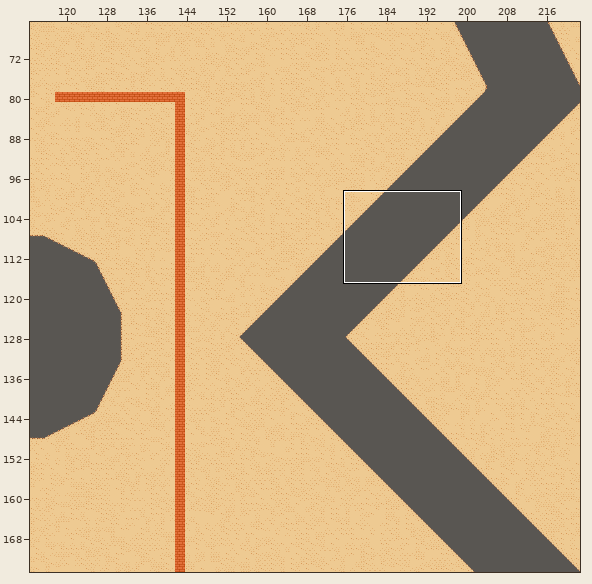
Level history. Tiled map: assets/desert.tmx. Above, an overview of the earlier version with the close-up marked.
Close-up. As it was:
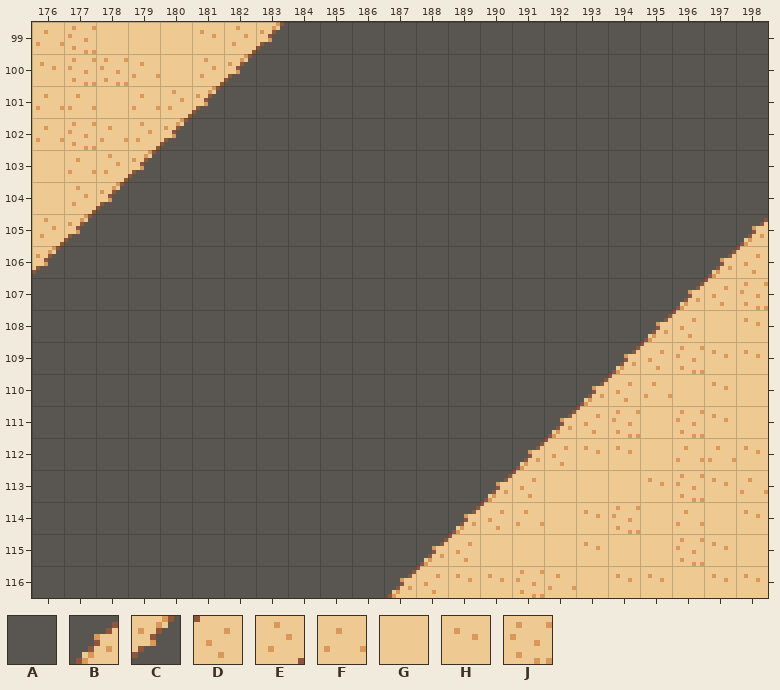
Cells are 8x8 px. Shown: x 176..198, y 99..116. The commit also changed other parts of the map, which this record leaves out.
Key: from "track": A 1, B 2, C 2 turned 180, D 18, E 18 turned 180, F 64, G 65, H 66, J 67.
_ is an empty cell.
Layer "track" before, first column x 176:
 99 FJGGGHECAAAAAAAAAAAAAAA
100 HJJFGECAAAAAAAAAAAAAAAA
101 FFGFECAAAAAAAAAAAAAAAAA
102 FJFECAAAAAAAAAAAAAAAAAA
103 GFECAAAAAAAAAAAAAAAAAAA
104 GECAAAAAAAAAAAAAAAAAAAA
105 ECAAAAAAAAAAAAAAAAAAAAB
106 CAAAAAAAAAAAAAAAAAAAABD
107 AAAAAAAAAAAAAAAAAAAABDJ
108 AAAAAAAAAAAAAAAAAAABDGH
109 AAAAAAAAAAAAAAAAAABDJHH
110 AAAAAAAAAAAAAAAAABDFGHG
111 AAAAAAAAAAAAAAAABDJGJHG
112 AAAAAAAAAAAAAAABDHHGFFH
113 AAAAAAAAAAAAAABDGGGHJHF
114 AAAAAAAAAAAAABDFGHJGFGH
115 AAAAAAAAAAAABDGGGHGGJHG
116 AAAAAAAAAAABDHHJFGHHGHH
After:
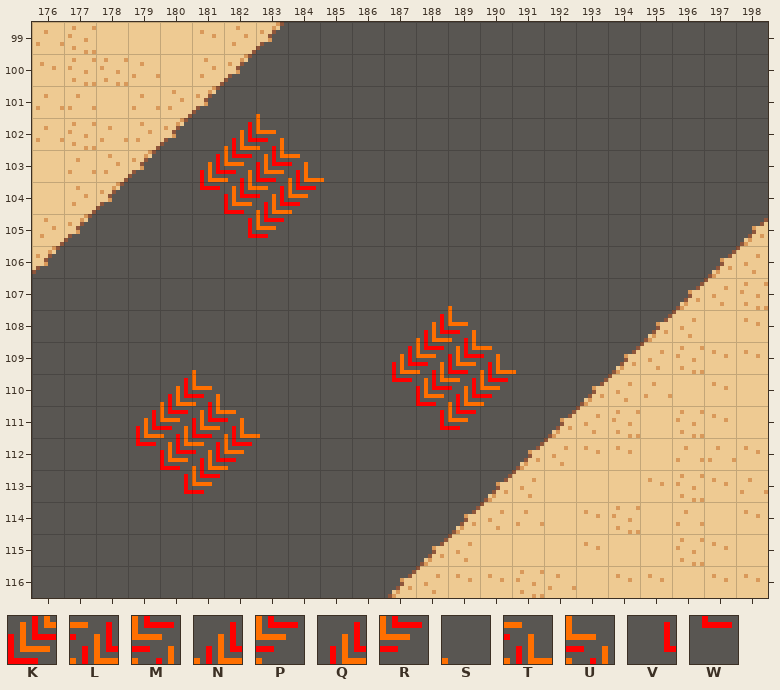
Further tiles: from "track": K 14 turned 180, L 30 flipped on the diagonal, M 30 turned 180, N 46 flipped on the diagonal, P 46 turned 180, Q 62 flipped on the diagonal, R 62 turned 180, S 63 turned 180, T 78 flipped on the diagonal, U 78 turned 180, V 79 flipped on the diagonal, W 79 turned 180.
The commit says: Slightly experimental boosts on the desert track Sometimes throws you off the track entirely...
Diff:
Changed rows in their new state; . is an unchanged cell.
Layer "track":
first column x 179:
101 ....S........
102 ...NU........
103 ..QMKTS......
104 ..WKLP.......
105 ...VR........
107 ..........S..
108 .........NU..
109 ..S.....QMKTS
110 .NU.....WKLP.
111 QMKTS....VR..
112 WKLP.........
113 .VR..........
Pixel boxes of the changes (left, top, right, bottom) in both close-ups:
changed: (200, 114, 324, 238)
changed: (392, 306, 516, 430)
changed: (136, 370, 260, 494)
